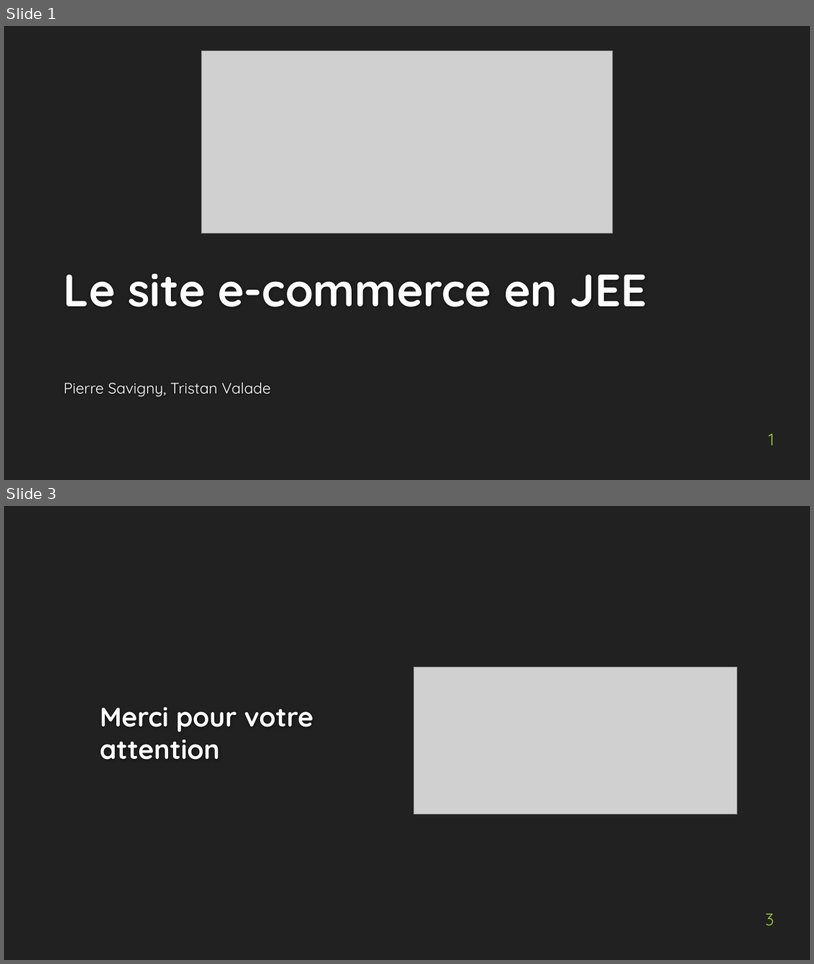
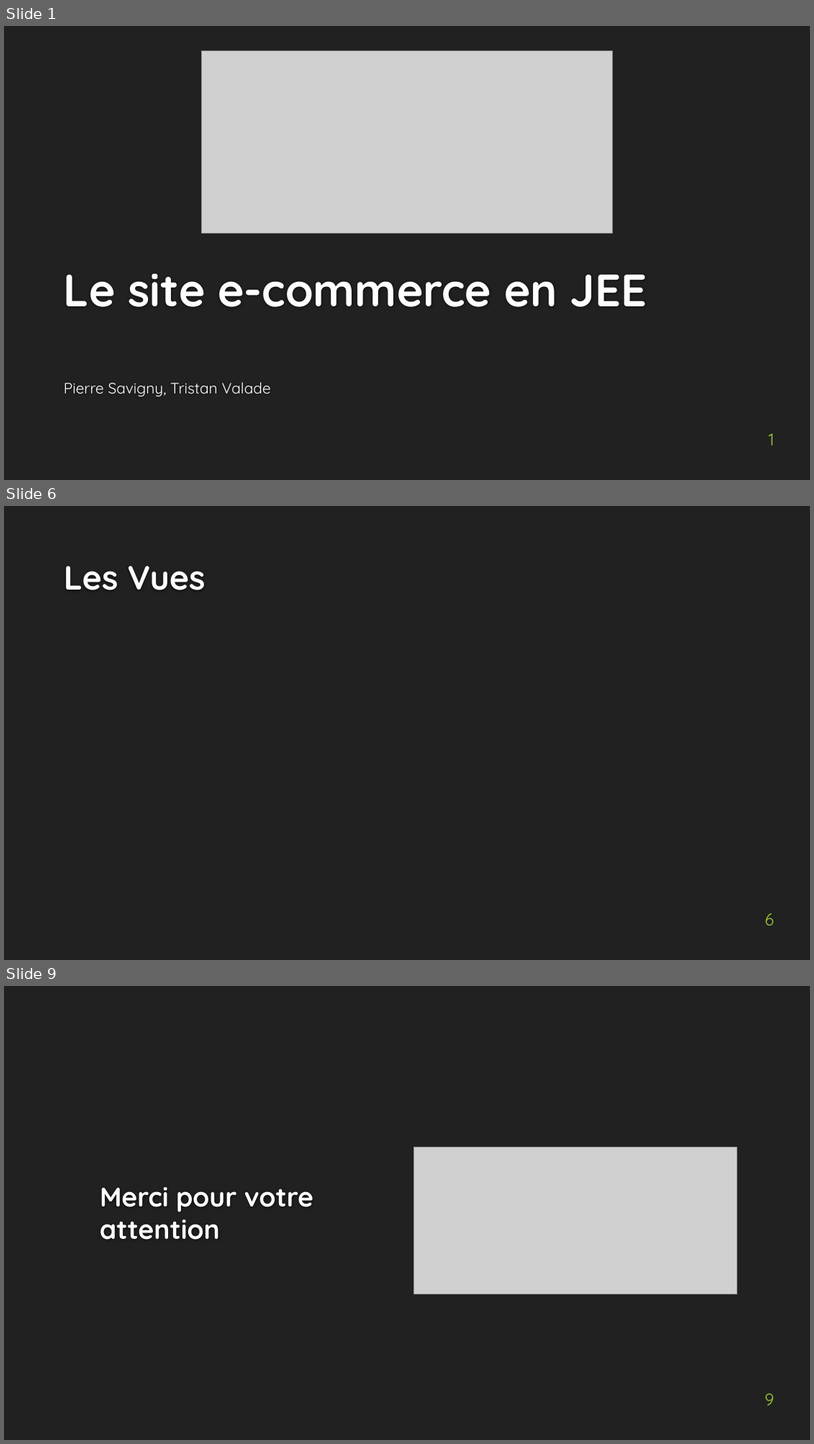
Before and after one commit to Xogiga/JEE_WoTM, a slide deck: presentation_jee.pptx. Shown one above the other, each under a label of ours: slides 1 and 3 before the commit, slides 1, 6 and 9 after it; the slides between them are not shown. The pictures are 814x964 and 814x1444 pixels, drawn with LibreOffice and Linux fonts; fonts in the diff are those of the drawing; grey boxes stand for pictures; background and template pictures are left out. Boxes give left, top, right and bottom in pixels: in the first picture for what was removed or moved away, otherwise in the second. Text is boxed around its words. In the diff, an @@ line names an element or a change of style, - is before the commit and + after.

```diff
--- a/presentation_jee.pptx
+++ b/presentation_jee.pptx
@@ slide 6 added at [4, 506, 810, 960], background #212121 @@
@@ title added at [64, 566, 206, 590], 40 pt, text #FEFEFE, bold @@
+Les Vues
@@ page number added at [765, 913, 774, 925], 20 pt, text #9ECD33 @@
+6
@@ what was slide 3 is now slide 9 @@
@@ page number at [765, 1393, 774, 1405]: text changed @@
-3
+9
```
Also in this commit, not shown: 1 slide changed, 5 other slides added, 2 other files.
